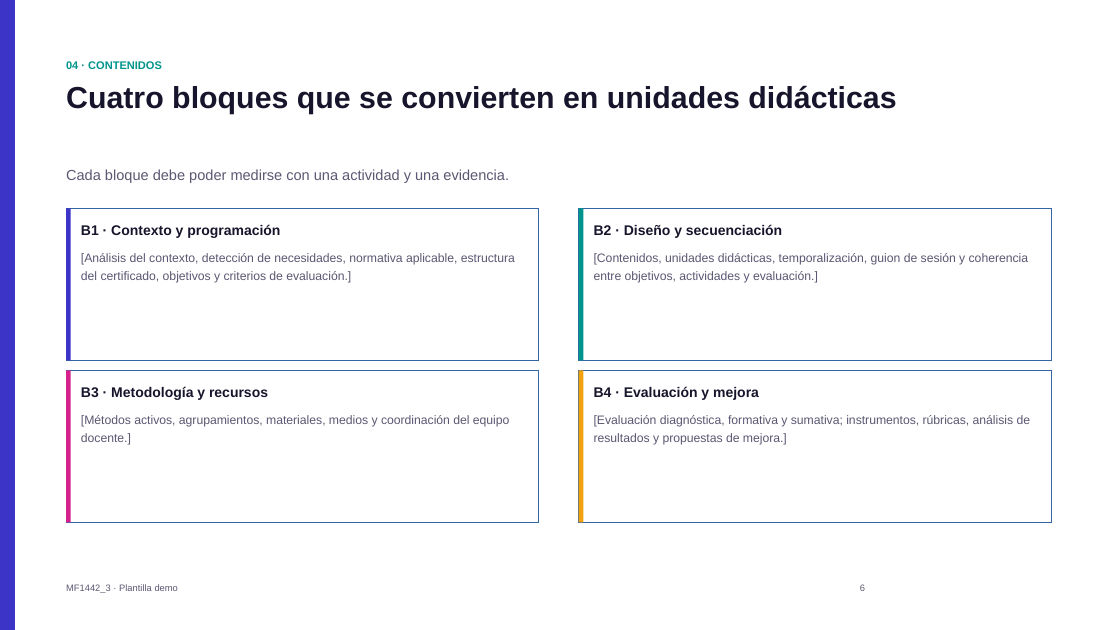
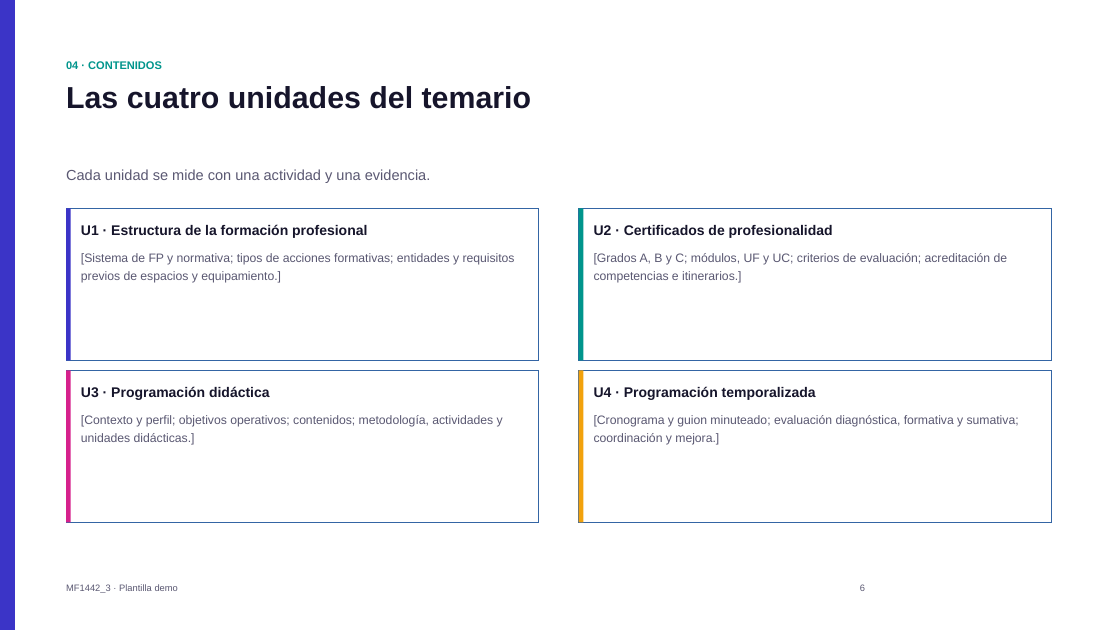
Before and after one commit to systemavworks/SSCE0110, a slide deck: slide 6 of MF1442_3/presentacion_demo_MF1442_3.pptx. Drawn at 1120x630 pixels with LibreOffice and Linux fonts; fonts in the diff are those of the drawing. Boxes give left, top, right and bottom in pixels: in the first picture for what was removed or moved away, otherwise in the second. Text is boxed around its words. In the diff, an @@ line names an element or a change of style, - is before the commit and + after.

Commit message:
feat: alinea el MF1442_3 con el temario oficial de cuatro unidades
El manual (Hispamérica Learning) organiza el módulo en cuatro unidades:
1) estructura de la formación profesional, 2) certificados de profesionalidad,
3) elaboración de la programación didáctica y 4) elaboración de la
programación temporalizada. Se sustituye la estructura propia (8 bloques en la
ficha y 10 temas sueltos en el portfolio) por la oficial.

- portfolio.html: 12 temas del MF1442_3, tres por unidad y prefijados U1..U4;
  el total del temario pasa de 51 a 53 temas.
- modulo_MF1442_3.html: los 8 bloques temáticos se convierten en las 4
  unidades, conservando el contenido de cada una en el texto de la tarjeta.
- Plantillas MF1442_3: la tabla de contenidos del documento y las diapositivas
  de contenidos y temporalización usan U1..U4, con reparto orientativo de horas
  (12/14/20/14 = 60) y las 9 sesiones mapeadas a su unidad.
- Regenerados .fodt/.fodp y sus .docx/.pdf y .pptx/.pdf.

```diff
--- a/MF1442_3/presentacion_demo_MF1442_3.pptx
+++ b/MF1442_3/presentacion_demo_MF1442_3.pptx
@@ text at (66,86,532,109): text changed @@
-Cuatro bloques que se convierten en unidades didácticas
+Las cuatro unidades del temario
@@ text at (66,169,431,183): text changed @@
-Cada bloque debe poder medirse con una actividad y una evidencia.
+Cada unidad se mide con una actividad y una evidencia.
@@ text at (81,224,367,238): text changed @@
-B1 · Contexto y programación
+U1 · Estructura de la formación profesional
@@ text at (594,225,833,238): text changed @@
-B2 · Diseño y secuenciación
+U2 · Certificados de profesionalidad
@@ text at (81,253,515,283): text changed @@
-[Análisis del contexto, detección de necesidades, normativa aplicable, estructura del certificado, objetivos y criterios de evaluación.]
+[Sistema de FP y normativa; tipos de acciones formativas; entidades y requisitos previos de espacios y equipamiento.]
@@ text at (594,253,1008,283): text changed @@
-[Contenidos, unidades didácticas, temporalización, guion de sesión y coherencia entre objetivos, actividades y evaluación.]
+[Grados A, B y C; módulos, UF y UC; criterios de evaluación; acreditación de competencias e itinerarios.]
@@ text at (81,386,270,400): text changed @@
-B3 · Metodología y recursos
+U3 · Programación didáctica
@@ text at (594,386,816,400): text changed @@
-B4 · Evaluación y mejora
+U4 · Programación temporalizada
@@ text at (81,415,503,445): text changed @@
-[Métodos activos, agrupamientos, materiales, medios y coordinación del equipo docente.]
+[Contexto y perfil; objetivos operativos; contenidos; metodología, actividades y unidades didácticas.]
@@ text at (594,415,1019,445): text changed @@
-[Evaluación diagnóstica, formativa y sumativa; instrumentos, rúbricas, análisis de resultados y propuestas de mejora.]
+[Cronograma y guion minuteado; evaluación diagnóstica, formativa y sumativa; coordinación y mejora.]
```
Also in this commit, not shown: 2 other slides changed, 11 other files.
